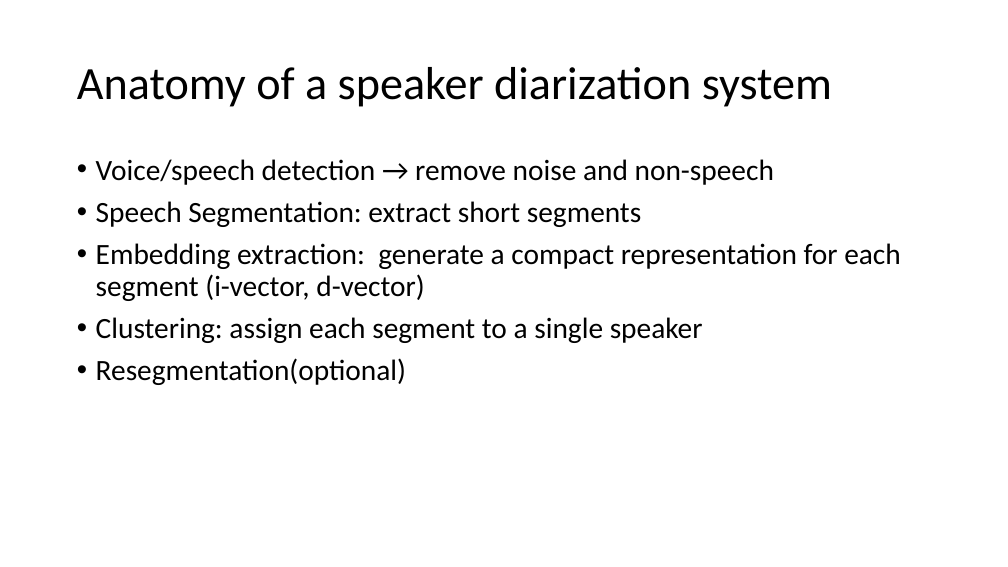
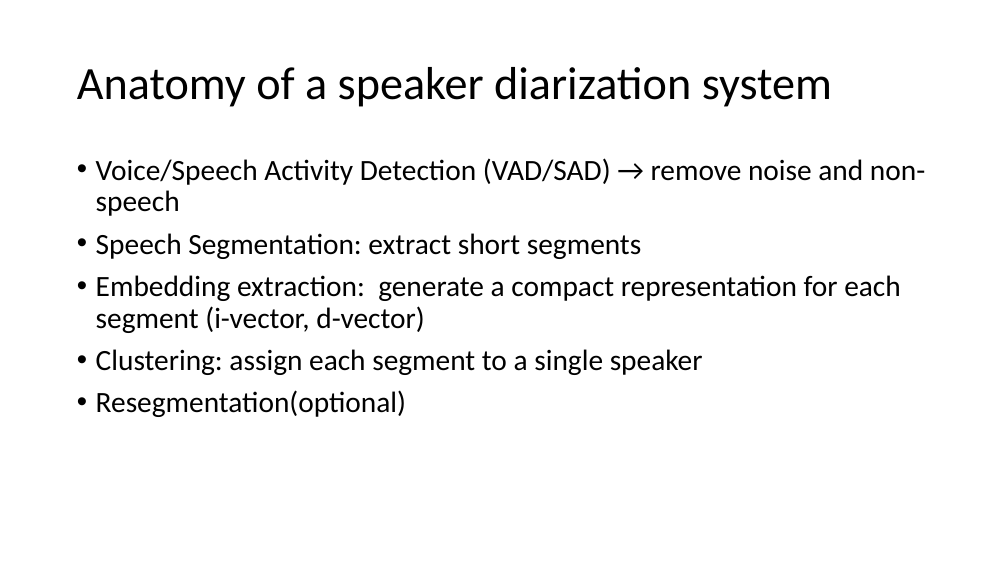
Before and after one commit to henryph/vba_project, a slide deck: slide 4 of speaker diarization.pptx (slide 3 before the commit). Drawn at 1008x567 pixels with LibreOffice and Linux fonts; fonts in the diff are those of the drawing. Boxes give left, top, right and bottom in pixels: in the first picture for what was removed or moved away, otherwise in the second. Text is boxed around its words. In the diff, an @@ line names an element or a change of style, - is before the commit and + after.

```diff
--- a/speaker diarization.pptx
+++ b/speaker diarization.pptx
@@ text at <box>96,158,925,216</box>: text changed @@
-• Voice/speech detection → remove noise and non-speech
+• Voice/Speech Activity Detection (VAD/SAD) → remove noise and non-speech
```
Also in this commit, not shown: 3 other slides changed, 8 slides added, 3 other files.
